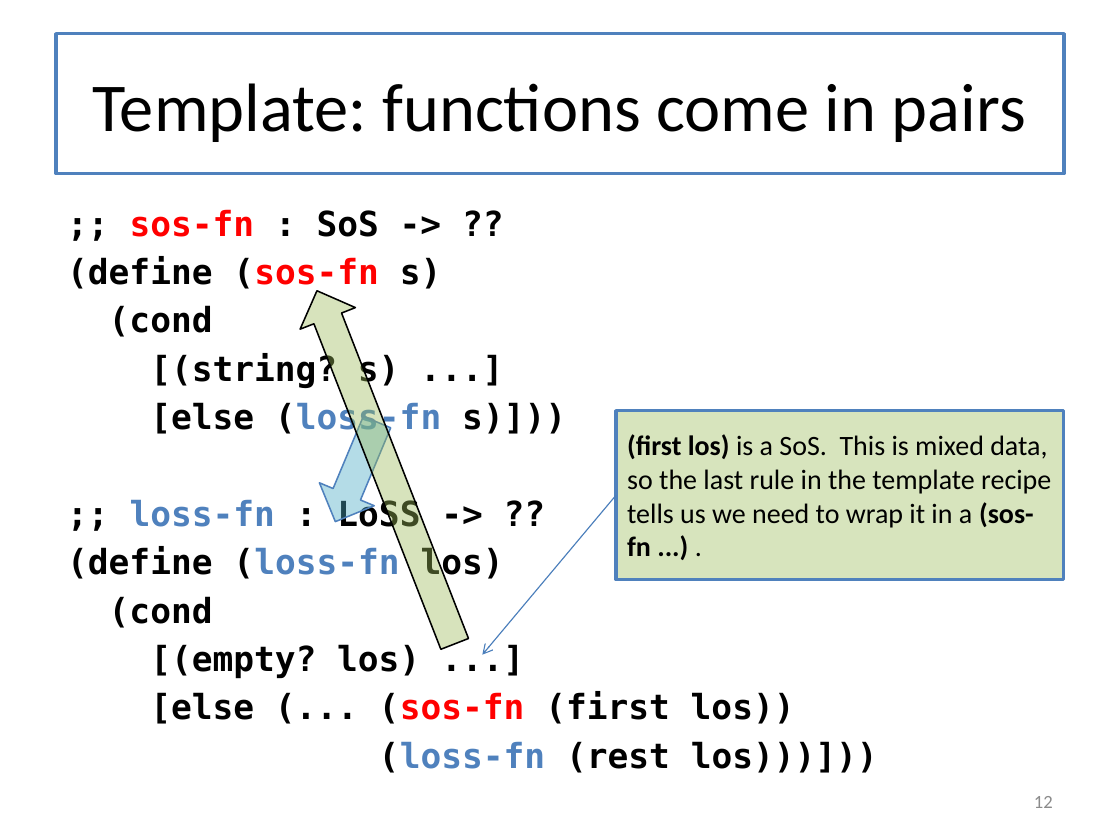
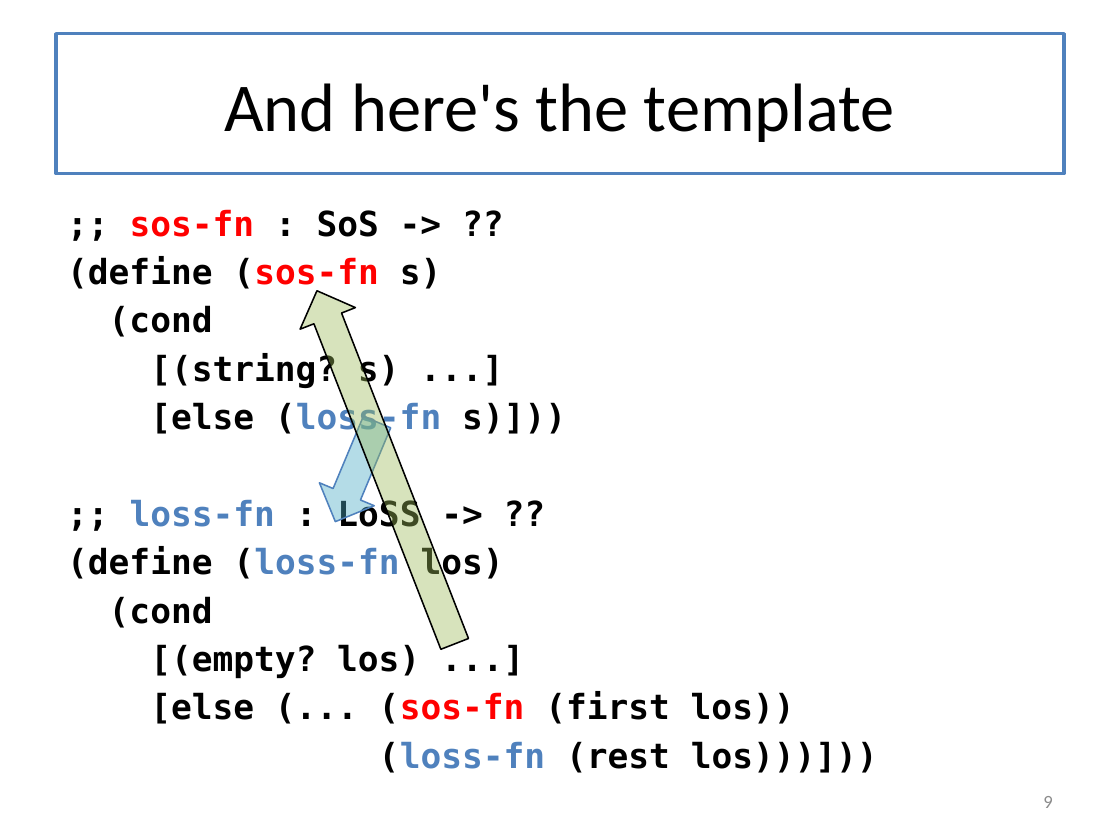
Before and after one commit to mwand/cs5010f16, a slide deck: slide 9 of Slides/Lesson 6.6 Halting Functions for Tree-Like Structures.pptx (slide 12 before the commit). Drawn at 1120x840 pixels with LibreOffice and Linux fonts; fonts in the diff are those of the drawing. Boxes give left, top, right and bottom in pixels: in the first picture for what was removed or moved away, otherwise in the second. Text is boxed around its words. In the diff, an @@ line names an element or a change of style, - is before the commit and + after.

```diff
--- a/Slides/Lesson 6.6 Halting Functions for Tree-Like Structures.pptx
+++ b/Slides/Lesson 6.6 Halting Functions for Tree-Like Structures.pptx
@@ title at (x1=224, y1=83, x2=895, y2=142): text changed @@
-Template: functions come in pairs
+And here's the template
@@ rectangle removed at (x1=616, y1=411, x2=1064, y2=580) @@
-(first los) is a SoS. This is mixed data, so the last rule in the template recipe tells us we need to wrap it in a (sos-fn ...) .
@@ arrow removed from (616, 495) to (483, 655) @@
@@ page number at (x1=1043, y1=796, x2=1052, y2=808): text changed @@
-12
+9
```
Also in this commit, not shown: 3 other slides changed, 10 slides added, 19 slides removed.
